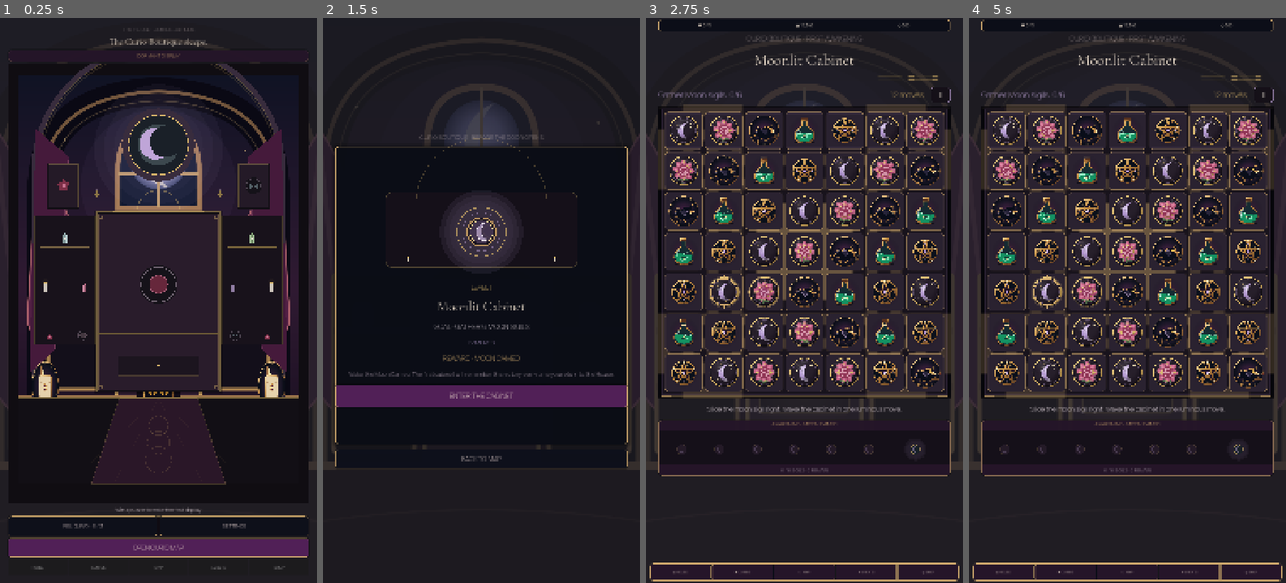
Above: before the commit, frames 1-4 (left to right).
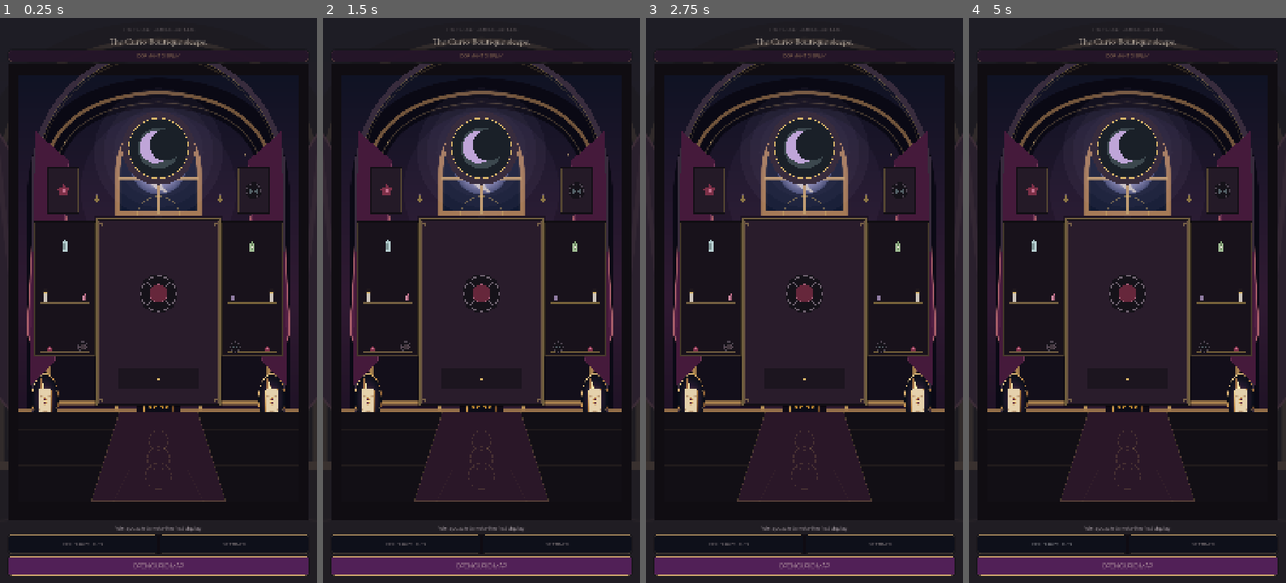
Above: after the commit, the same moments.

Repository: Jay-prodesign/akilta-match3
Game: Godot game, scene res://src/app/app_bootstrap.tscn
Two runs of this game, one before a commit and one after it. Both use one fixed random seed, a clock stepped at 60 frames per second and the inputs below.
Inputs (mouse positions are in pixels of both pictures, inside the frame that each line leads up to):
- Up to frame 1 (0.25 s): no input
- Up to frame 2 (1.5 s): click "OPEN CURIO MAP" at 0.5 s; click (471, 458) at 1.25 s, where only the run before the commit has a clickable "1"
- Up to frame 3 (2.75 s): click (804, 396) at 2 s, where only the run before the commit has a clickable "ENTER THE CABINET"
- Up to frame 4 (5 s): click (1263, 97) at 2.75 s, where only the run before the commit has a clickable "Ⅱ"; click (1127, 328) at 3.5 s, where only the run before the commit has a clickable "RESTART LEVEL"; click (1051, 543) at 4.25 s, where only the run after the commit has a clickable "RELIQUARY · 0 / 3"

The runs differ from the first frame. In frame 1, 17% of the frame differs, in the area x 2-98%, y 8-99%; in frame 2, 35%, in the area x 2-98%, y 1-99%; in frame 3, 31%; in frame 4, 31%.
Error after the commit: Parse Error: Cannot infer the type of "has_started" variable because the value doesn't have a set type. (res://src/ui/home/house_home.gd:60)

Commit message:
feat(progression): make House continue CTA open next authored level and seal after level 3

Diff:
--- a/src/ui/home/house_home.gd
+++ b/src/ui/home/house_home.gd
@@ -56,11 +56,24 @@
 	else:
 		curio_label.text = "DORMANT DISPLAY"
 	collection_button.text = "RELIQUARY · %d / 3" % owned_curios.size()
-	play_button.disabled = available_level_count < 1
-	play_button.text = "OPEN CURIO MAP" if available_level_count >= 1 else "THE MAP IS SEALED"
+	var next_level := int(progress.highest_level_unlocked) if progress != null else 1
+	var has_started := progress != null and not progress.completed_levels.is_empty()
+	play_button.disabled = next_level > available_level_count or available_level_count < 1
+	if play_button.disabled:
+		play_button.text = "MORE CURIOS STIR SOON"
+	elif has_started and next_level > 1:
+		play_button.text = "ENTER LEVEL %d" % next_level
+	else:
+		play_button.text = "OPEN CURIO MAP"
 
 func _on_play_pressed() -> void:
-	if available_level_count >= 1:
+	if available_level_count < 1:
+		return
+	var next_level := int(progress.highest_level_unlocked) if progress != null else 1
+	var has_started := progress != null and not progress.completed_levels.is_empty()
+	if has_started and next_level > 1 and next_level <= available_level_count:
+		play_requested.emit(next_level)
+	else:
 		map_requested.emit()
 
 func _build_navigation_dock() -> void:
